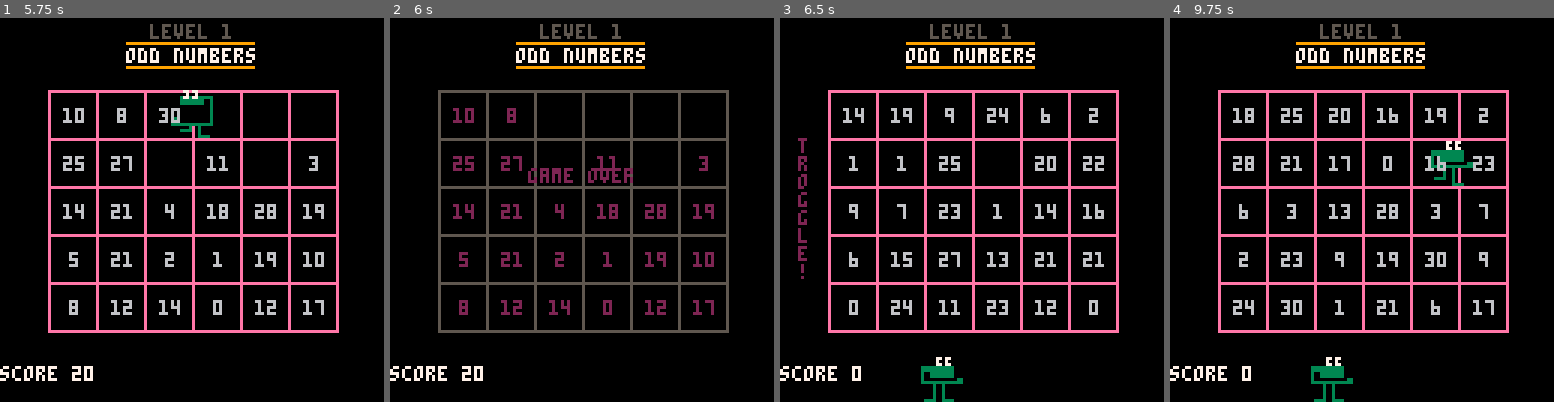
Above: before the commit, frames 1-4 (left to right).
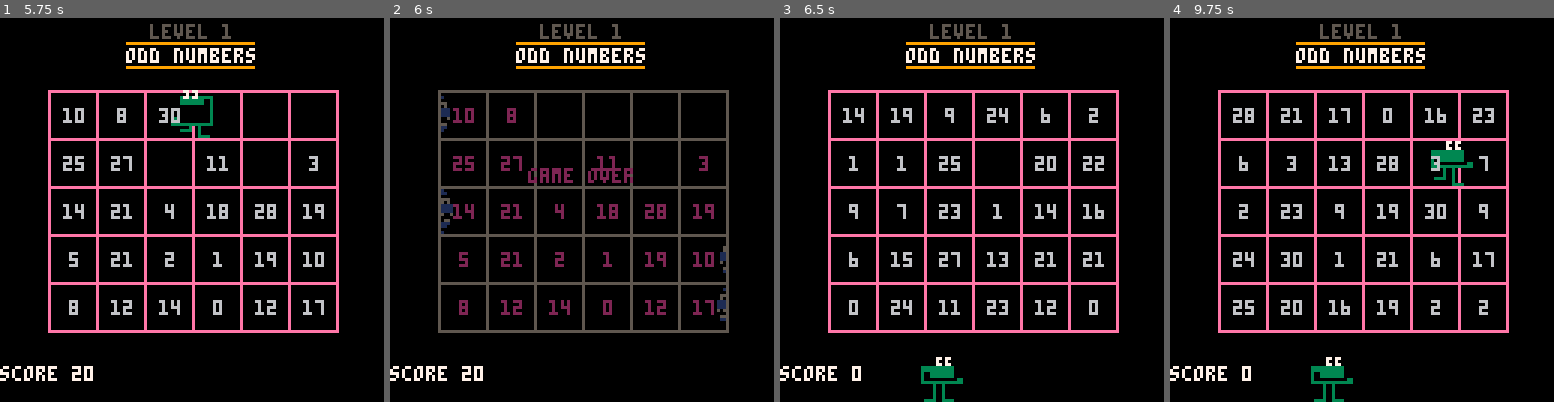
Above: after the commit, the same moments.

Repository: m4thpro/nl
Game: PICO-8 cartridge nl.p8
Two runs of this game, one before a commit and one after it. Both use one fixed random seed, a clock stepped at 60 frames per second and the inputs below.
Inputs:
- Up to frame 1 (5.75 s): tap X (X key) at 0.33, 1.07, 1.85, 2.97, 4.08, 5.2 s; tap O (Z key) at 0.7, 1.7, 2.1, 2.5, 2.9, 3.3, 3.7, 4.1, 4.5, 4.9, 5.3, 5.7 s; hold Right 1.6-2.1 s; hold Up 2.15-2.42 s; hold Right 2.47-3.03 s; hold Left 3.08-3.58 s; hold Down 3.63-3.97 s; hold Right 4.02-4.68 s; hold Up 4.73-5.03 s; hold Left 5.08-5.68 s; hold Down from 5.73 s (still down)
- Up to frame 2 (6 s): keep holding Down
- Up to frame 3 (6.5 s): release Down at 6.03 s; hold Right from 6.08 s (still down); tap O (Z key) at 6.1 s; tap X (X key) at 6.32 s
- Up to frame 4 (9.75 s): tap O (Z key) every 0.4 s from 6.5 to 9.7 s; release Right at 6.58 s; hold Right 6.63-7.13 s; hold Up 7.18-7.45 s; tap X (X key) at 7.43, 8.55, 9.67 s; hold Right 7.5-8.07 s; hold Left 8.12-8.62 s; hold Down 8.67-9 s; hold Right 9.05-9.72 s

Frame 1 is identical in both runs. In frame 2, 0.5% of the frame differs, in the area x 13-88%, y 20-79%; in frame 3, 0.4%; in frame 4, 2.6%, in the area x 16-85%, y 23-78%.

Commit message:
sound effects for troggle warning

Diff:
--- a/nl.p8
+++ b/nl.p8
@@ -381,11 +381,12 @@
    end
 
    -- when there aren't enough troggles...
-   if making_troggle < 0 then
+   if making_troggle < 0 and not game_over then
       if #troggles < levels[level].troggle_count then
 	 -- sometimes make more
 	 if rnd(100) < 1 then
 	    making_troggle = 30
+	    sfx(6)
 	 end
       end
    else
Not shown, changed: the sound effects (__sfx__) section of nl.p8
